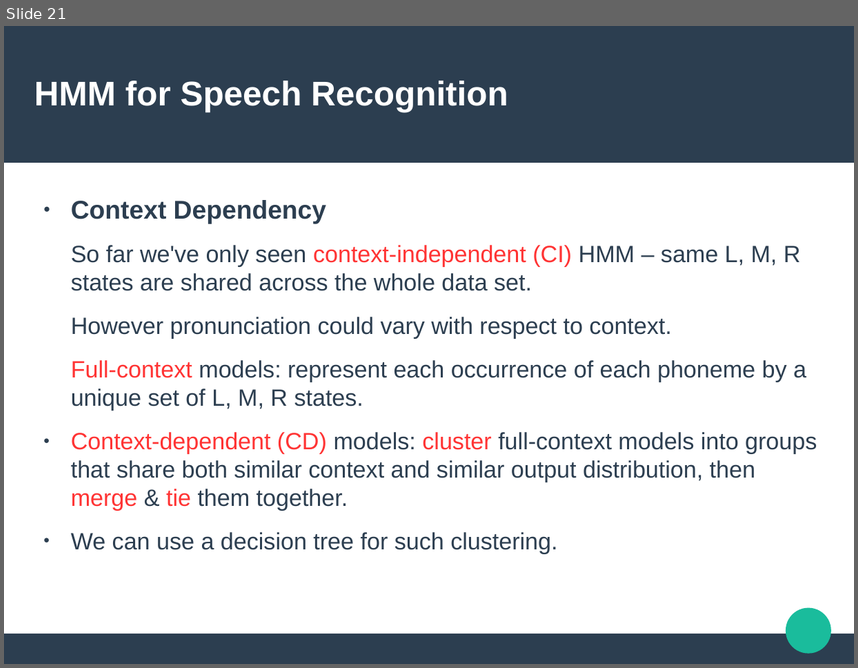
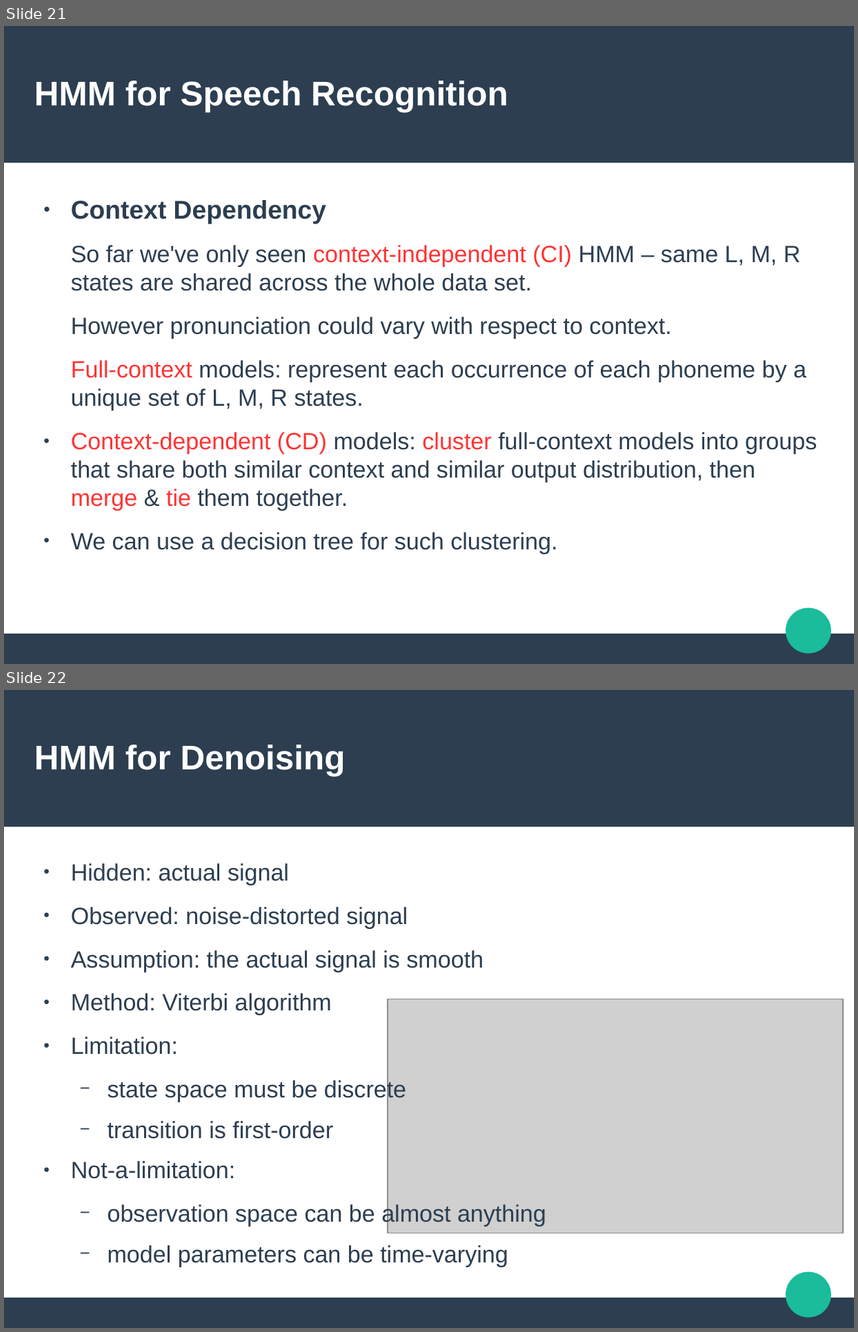
Before and after one commit to Sleepwalking/hmm-workshop, a slide deck: slides.odp. Shown one above the other, each under a label of ours: slide 21 before the commit, slides 21 and 22 after it. The pictures are 858x668 and 858x1332 pixels, drawn with LibreOffice and Linux fonts; fonts in the diff are those of the drawing; grey boxes stand for pictures. Boxes give left, top, right and bottom in pixels: in the first picture for what was removed or moved away, otherwise in the second. Text is boxed around its words. In the diff, an @@ line names an element or a change of style, - is before the commit and + after.

Commit message:
Add slides on denoising & pitch estimation

```diff
--- a/slides.odp
+++ b/slides.odp
@@ slide 22 added at (4, 690, 854, 1328), background #FFFFFF; not listed: 3 template elements that a slide beside it also shows @@
@@ title added at (34, 745, 346, 776), 31.9 pt, text #FFFFFF, bold @@
+HMM for Denoising
@@ text added at (71, 863, 546, 1266), 22 pt, text #2C3E50 @@
+● Hidden: actual signal
+● Observed: noise-distorted signal
+● Assumption: the actual signal is smooth
+● Method: Viterbi algorithm
+● Limitation:
+  − state space must be discrete
+  − transition is first-order
+● Not-a-limitation:
+  − observation space can be almost anything
+  − model parameters can be time-varying
@@ picture added at (388, 998, 844, 1232) @@
```
Also in this commit, not shown: 1 slide changed, 1 other slide added, 1 other file.
